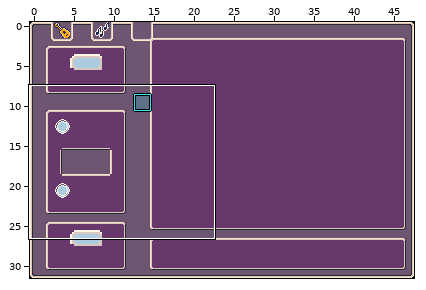
Two versions of a level (LDtk project, tiny-cli/src/main/resources/sfx/sfx-editor.ldtk). Above: a wide view before the commit, with the close-up outlined.
Close-up. Before the commit:
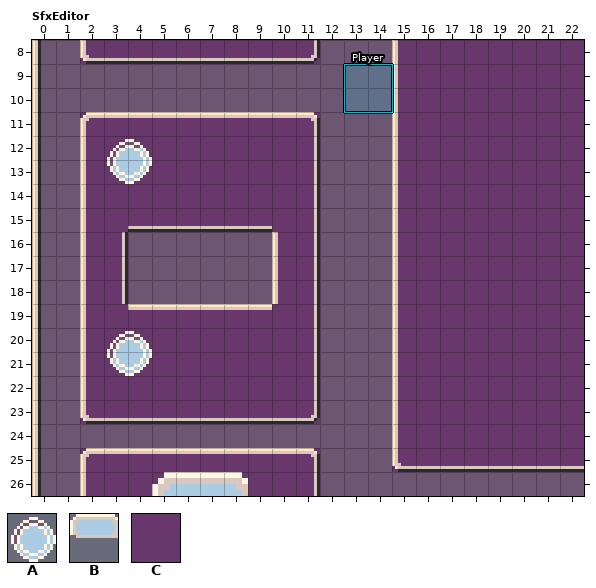
Cells are 8x8 px. Shown: SfxEditor x 0..22, y 8..26.
Key: from "Spritesheet_16x16": A 49, B 97; from "WidgetBorder": C 1.
_ is an empty cell.
Objects are placed by their top-left corner, in cells (3,4 is the top-left corner of cell 3,4); size is 1x1 cell unless given.
Layers that did not change in this view are not listed.
Layer "WidgetBorder" before, first column x 0:
 8 __CCCCCCCCCC___CCCCCCCC
 9 _______________CCCCCCCC
10 _______________CCCCCCCC
11 __CCCCCCCCCC___CCCCCCCC
12 __CCCCCCCCCC___CCCCCCCC
13 __CCCCCCCCCC___CCCCCCCC
14 __CCCCCCCCCC___CCCCCCCC
15 __CCCCCCCCCC___CCCCCCCC
16 __CC______CC___CCCCCCCC
17 __CC______CC___CCCCCCCC
18 __CC______CC___CCCCCCCC
19 __CCCCCCCCCC___CCCCCCCC
20 __CCCCCCCCCC___CCCCCCCC
21 __CCCCCCCCCC___CCCCCCCC
22 __CCCCCCCCCC___CCCCCCCC
23 __CCCCCCCCCC___CCCCCCCC
24 _______________CCCCCCCC
25 __CCCCCCCCCC___CCCCCCCC
26 __CCCCCCCCCC___________
Objects on layer "Widgets" before:
B "MatrixSelector" at 3,26 size 8x4
A "Knob" at 3,12 size 2x2
A "Knob" at 3,20 size 2x2
"Player" rectangle at 13,9 size 2x2
After:
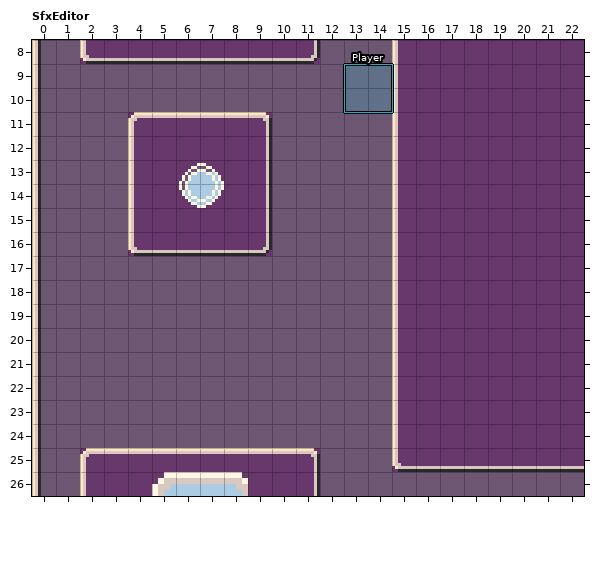
The commit says: - Adjust the sfx editor to start to another octave. - Allow to remove a note
Edits made:
Changed rows in their new state; . is an unchanged cell.
Layer "WidgetBorder":
first column x 2:
11 __......__
12 __......__
13 __......__
14 __......__
15 __......__
16 __CCCCCC__
17 __......__
18 __......__
19 __________
20 __________
21 __________
22 __________
23 __________
Layer "Widgets":
changed: A "Knob" at 3,12 size 2x2 -> A "Knob" at 6,13 size 2x2
removed: A "Knob" at 3,20 size 2x2
